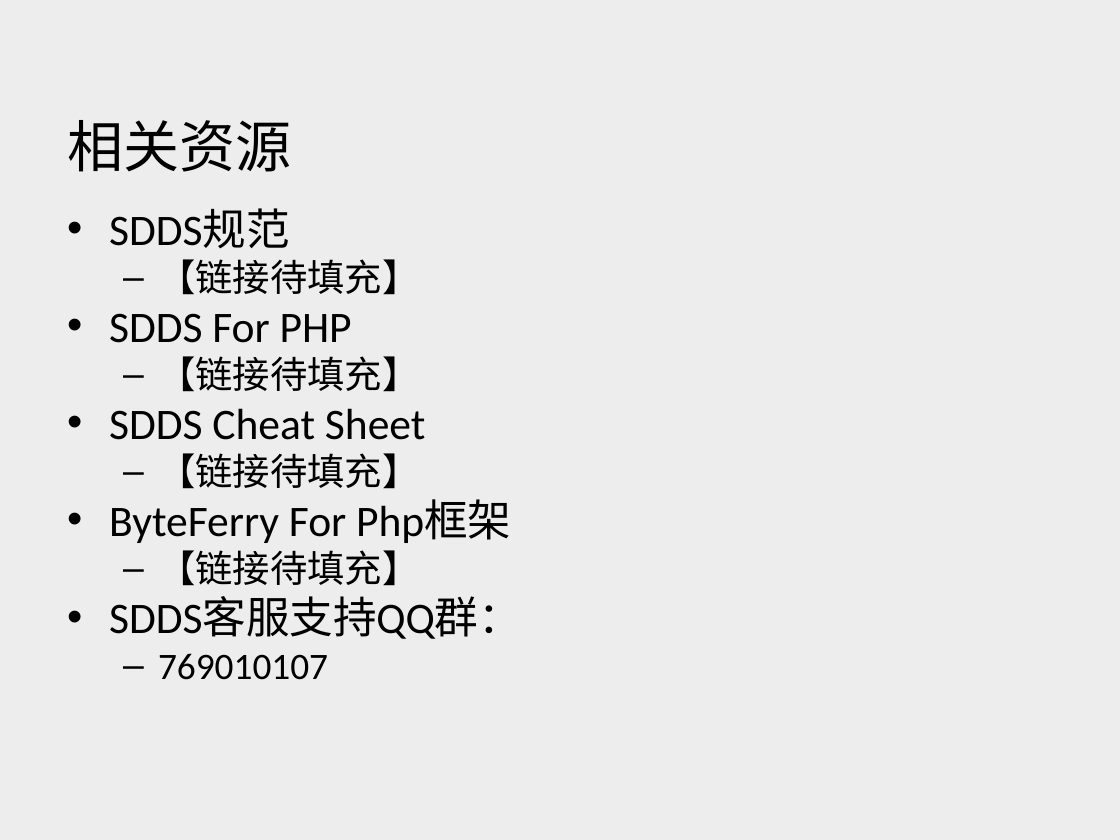
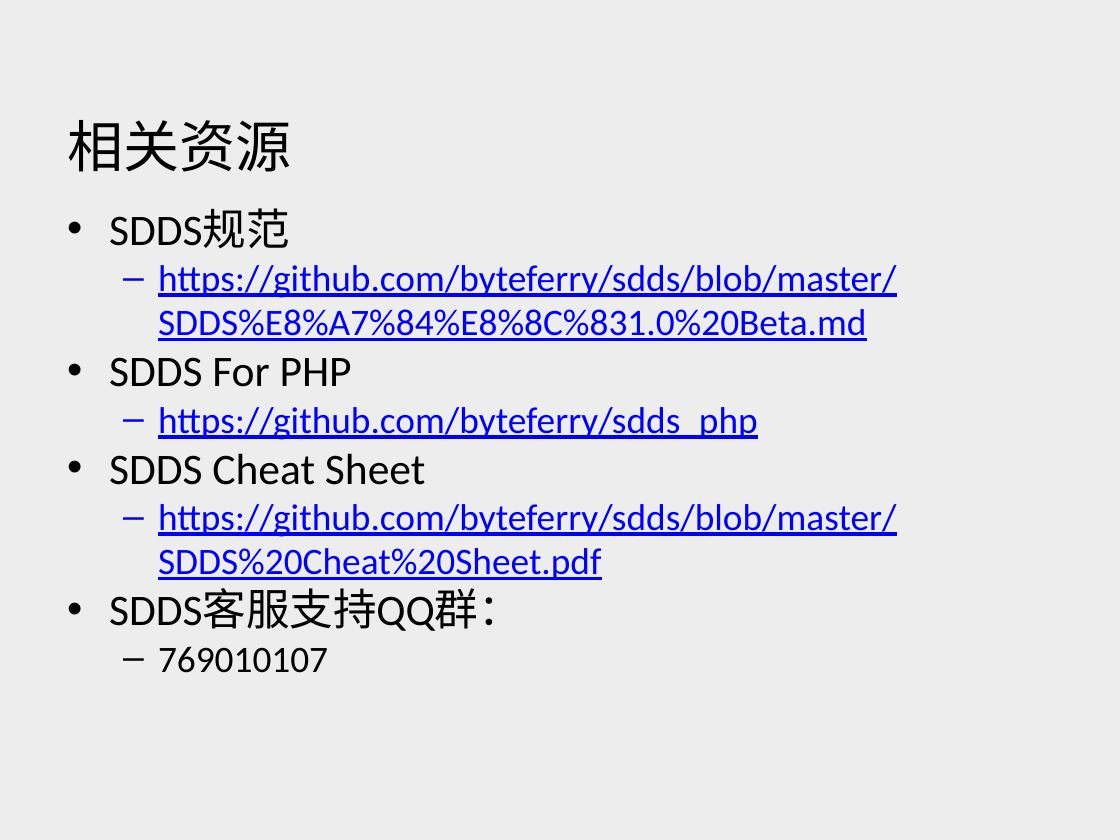
Before and after one commit to byteferry/sdds_php, a slide deck: slide 33 of doc/SDDS.pptx. Drawn at 1120x840 pixels with LibreOffice and Linux fonts; fonts in the diff are those of the drawing; background and template pictures are left out. Boxes give left, top, right and bottom in pixels: in the first picture for what was removed or moved away, otherwise in the second. Text is boxed around its words. In the diff, an @@ line names an element or a change of style, - is before the commit and + after.

```diff
--- a/doc/SDDS.pptx
+++ b/doc/SDDS.pptx
@@ text at (x1=158, y1=265, x2=897, y2=341): text changed; text colour #000000 to #0000FF @@
-  – 【链接待填充】
+  – https://github.com/byteferry/sdds/blob/master/SDDS%E8%A7%84%E8%8C%831.0%20Beta.md
@@ text at (x1=158, y1=407, x2=758, y2=440): text changed; text colour #000000 to #0000FF @@
-  – 【链接待填充】
+  – https://github.com/byteferry/sdds_php
@@ text at (x1=158, y1=504, x2=897, y2=580): text changed; size 28 to 24 pt; text colour #000000 to #0000FF @@
-  – 【链接待填充】
-• ByteFerry For Php框架
-  – 【链接待填充】
+  – https://github.com/byteferry/sdds/blob/master/SDDS%20Cheat%20Sheet.pdf
```
Also in this commit, not shown: 1 other file.
